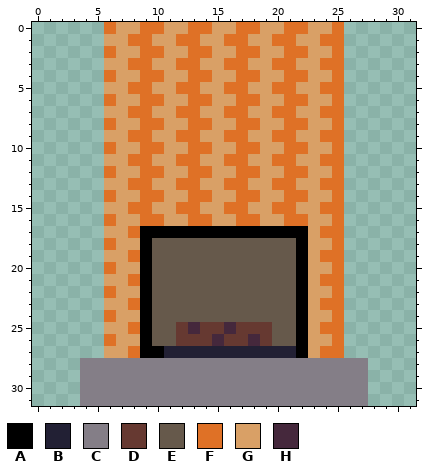
File history of a pixel-art file, assets/fireplace.aseprite. That is the earlier state.
32x32 pixels, 1 frame.
Palette (. is transparent): A #000000  B #222034  C #847e87  D #663931  E #66594b  F #df7126  G #d9a066  H #45283c
After:
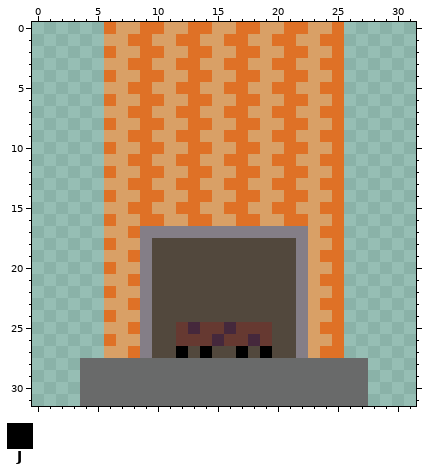
Colours new in this view: J #000000
Commit: art: fireplace colors and add log holder
Edits made:
Colour A changes from #000000 to #847e87.
Colour C changes from #847e87 to #696a6a.
Colour E changes from #66594b to #52483d.
The author changed colour A to colour E in row 27 at x 10.
The author changed colour B to colour E in row 27 at x 11, 13, 15 to 16, 18 and 20 to 21.
The author changed colour B to colour J in row 27 at x 12, 14, 17 and 19.
Changed places in both pictures, as pixel boxes (x1, y1, x2, y2):
changed: (80, 226, 368, 406)
